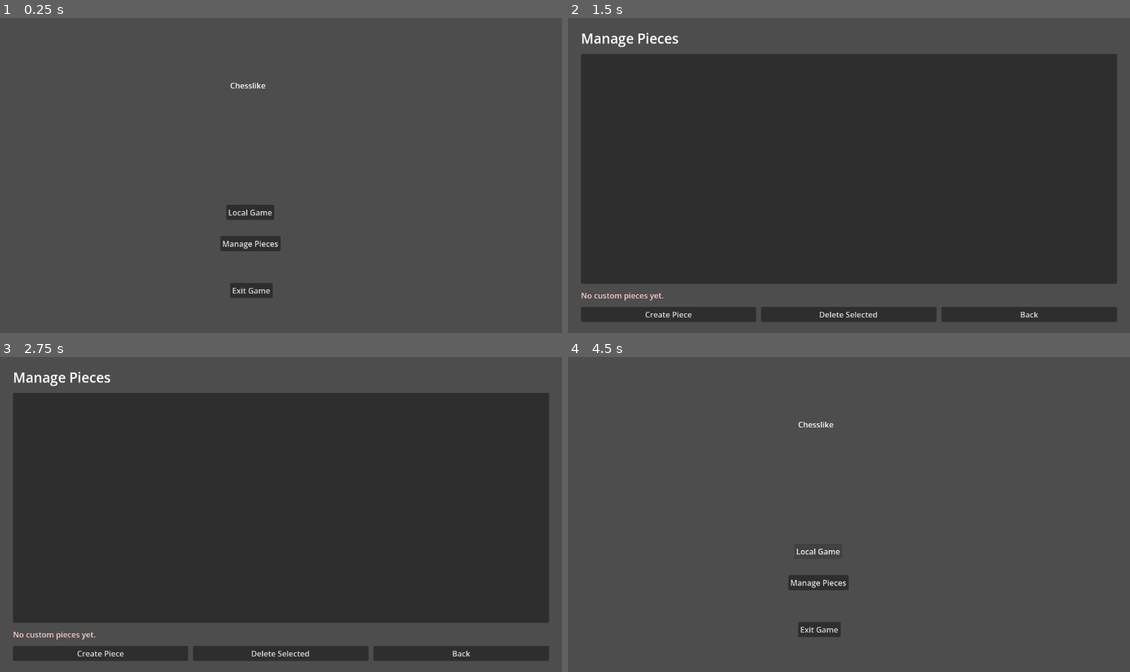
Above: before the commit, frames 1-4 (two rows, left to right).
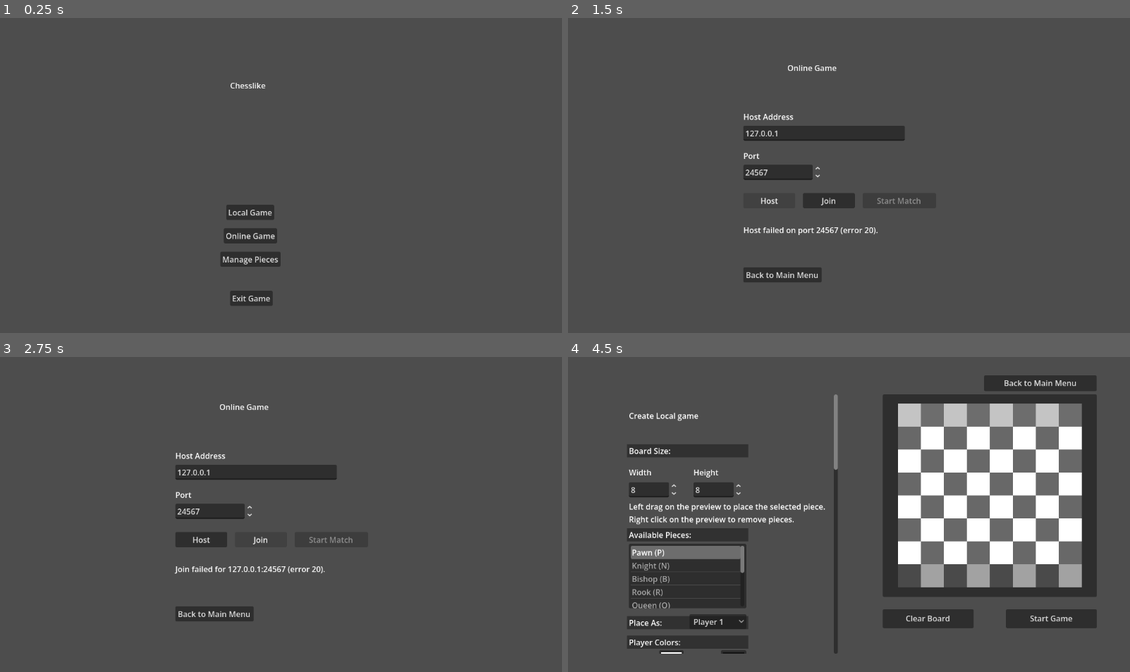
Above: after the commit, the same moments.

Repository: LeoHolman/chesslike
Game: Godot game, scene res://Scenes/MainMenu.tscn
The game is run twice, just before and just after one commit, with the same random seed, the same clock (stepped at 60 frames per second) and the same inputs. This scene is started directly instead of the project's main scene.
Inputs (mouse positions are in pixels of both pictures, inside the frame that each line leads up to):
- Up to frame 1 (0.25 s): no input
- Up to frame 2 (1.5 s): click (820, 235) at 0.5 s, where only the run after the commit has a clickable "Online Game"; click (770, 200) at 1.25 s, where only the run after the commit has a clickable "Host"
- Up to frame 3 (2.75 s): click (258, 539) at 2 s, where only the run after the commit has a clickable "Join"
- Up to frame 4 (4.5 s): click (1028, 653) at 2.75 s, where only the run before the commit has a clickable "Back"; click (781, 615) at 3.5 s, where only the run after the commit has a clickable "Back to Main Menu"; click "Local Game" at 4.25 s

The runs differ from the first frame. In frame 1, 1.4% of the frame differs, in the area x 39-50%, y 66-92%; in frame 2, 70%, in the area x 2-98%, y 4-97%; in frame 3, 70%; in frame 4, 36%.

Commit message:
basic network play

Diff:
--- a/Scenes/MainMenu.tscn
+++ b/Scenes/MainMenu.tscn
@@ -27,23 +27,32 @@
 offset_bottom = 415.0
 text = "Local Game"
 
+[node name="OnlineGameButton" type="Button" parent="."]
+layout_mode = 0
+offset_left = 459.0
+offset_top = 432.0
+offset_right = 567.0
+offset_bottom = 463.0
+text = "Online Game"
+
 [node name="ManagePiecesButton" type="Button" parent="." unique_id=1009312344]
 layout_mode = 0
 offset_left = 452.0
-offset_top = 448.0
+offset_top = 480.0
 offset_right = 574.0
-offset_bottom = 479.0
+offset_bottom = 511.0
 text = "Manage Pieces"
 
 [node name="ExitGameButton" type="Button" parent="." unique_id=1065246606]
 layout_mode = 0
 offset_left = 472.0
-offset_top = 544.0
+offset_top = 560.0
 offset_right = 559.0
-offset_bottom = 575.0
+offset_bottom = 591.0
 text = "Exit Game
 "
 
 [connection signal="pressed" from="LocalGameButton" to="." method="_on_local_game_button_pressed"]
+[connection signal="pressed" from="OnlineGameButton" to="." method="_on_online_game_button_pressed"]
 [connection signal="pressed" from="ManagePiecesButton" to="." method="_on_manage_pieces_button_pressed"]
 [connection signal="pressed" from="ExitGameButton" to="." method="_on_exit_game_button_pressed"]
--- /dev/null
+++ b/Scenes/OnlineGameMenu.tscn
@@ -0,0 +1,97 @@
+[gd_scene format=3]
+
+[ext_resource type="Script" path="res://Scripts/online_game_menu.gd" id="1_online"]
+
+[node name="Control" type="Control"]
+layout_mode = 3
+anchors_preset = 15
+anchor_right = 1.0
+anchor_bottom = 1.0
+grow_horizontal = 2
+grow_vertical = 2
+script = ExtResource("1_online")
+
+[node name="Title" type="Label" parent="."]
+layout_mode = 0
+offset_left = 450.0
+offset_top = 92.0
+offset_right = 646.0
+offset_bottom = 127.0
+text = "Online Game"
+
+[node name="HostAddressLabel" type="Label" parent="."]
+layout_mode = 0
+offset_left = 360.0
+offset_top = 192.0
+offset_right = 470.0
+offset_bottom = 215.0
+text = "Host Address"
+
+[node name="HostAddressInput" type="LineEdit" parent="."]
+layout_mode = 0
+offset_left = 360.0
+offset_top = 222.0
+offset_right = 690.0
+offset_bottom = 253.0
+placeholder_text = "Public IP or domain"
+
+[node name="PortLabel" type="Label" parent="."]
+layout_mode = 0
+offset_left = 360.0
+offset_top = 272.0
+offset_right = 420.0
+offset_bottom = 295.0
+text = "Port"
+
+[node name="PortSpinBox" type="SpinBox" parent="."]
+layout_mode = 0
+offset_left = 360.0
+offset_top = 302.0
+offset_right = 520.0
+offset_bottom = 333.0
+
+[node name="HostButton" type="Button" parent="."]
+layout_mode = 0
+offset_left = 360.0
+offset_top = 360.0
+offset_right = 466.0
+offset_bottom = 391.0
+text = "Host"
+
+[node name="JoinButton" type="Button" parent="."]
+layout_mode = 0
+offset_left = 482.0
+offset_top = 360.0
+offset_right = 588.0
+offset_bottom = 391.0
+text = "Join"
+
+[node name="StartMatchButton" type="Button" parent="."]
+layout_mode = 0
+offset_left = 604.0
+offset_top = 360.0
+offset_right = 754.0
+offset_bottom = 391.0
+text = "Start Match"
+
+[node name="StatusLabel" type="Label" parent="."]
+layout_mode = 0
+offset_left = 360.0
+offset_top = 424.0
+offset_right = 760.0
+offset_bottom = 480.0
+autowrap_mode = 3
+text = ""
+
+[node name="CancelButton" type="Button" parent="."]
+layout_mode = 0
+offset_left = 360.0
+offset_top = 512.0
+offset_right = 520.0
+offset_bottom = 543.0
+text = "Back to Main Menu"
+
+[connection signal="pressed" from="HostButton" to="." method="_on_host_button_pressed"]
+[connection signal="pressed" from="JoinButton" to="." method="_on_join_button_pressed"]
+[connection signal="pressed" from="StartMatchButton" to="." method="_on_start_match_button_pressed"]
+[connection signal="pressed" from="CancelButton" to="." method="_on_cancel_button_pressed"]
--- /dev/null
+++ b/Scripts/autoload/network_manager.gd
@@ -0,0 +1,197 @@
+extends Node
+
+signal network_status_changed(status: String, message: String)
+signal peer_ready_changed(is_ready: bool)
+signal online_match_started()
+signal turn_state_received(state: Dictionary)
+signal online_match_ended(reason: String)
+
+const DEFAULT_PORT = 24567
+
+var is_hosting = false
+var is_online_match_active = false
+var local_player_side = "white"
+var remote_peer_id = 0
+
+func _ready() -> void:
+	multiplayer.peer_connected.connect(_on_peer_connected)
+	multiplayer.peer_disconnected.connect(_on_peer_disconnected)
+	multiplayer.connected_to_server.connect(_on_connected_to_server)
+	multiplayer.connection_failed.connect(_on_connection_failed)
+	multiplayer.server_disconnected.connect(_on_server_disconnected)
+
+func host_game(port: int = DEFAULT_PORT) -> bool:
+	leave_session()
+	var peer = ENetMultiplayerPeer.new()
+	var result = peer.create_server(port, 1)
+	if result != OK:
+		emit_signal("network_status_changed", "error", "Host failed on port %d (error %d)." % [port, result])
+		return false
+	multiplayer.multiplayer_peer = peer
+	is_hosting = true
+	is_online_match_active = false
+	local_player_side = "white"
+	remote_peer_id = 0
+	emit_signal("network_status_changed", "hosting", "Hosting on port %d. Waiting for player 2..." % port)
+	emit_signal("peer_ready_changed", false)
+	return true
+
+func join_game(address: String, port: int = DEFAULT_PORT) -> bool:
+	leave_session()
+	var host_address = address.strip_edges()
+	if host_address == "":
+		emit_signal("network_status_changed", "error", "Host address is required.")
+		return false
+	var peer = ENetMultiplayerPeer.new()
+	var result = peer.create_client(host_address, port)
+	if result != OK:
+		emit_signal("network_status_changed", "error", "Join failed for %s:%d (error %d)." % [host_address, port, result])
+		return false
+	multiplayer.multiplayer_peer = peer
+	is_hosting = false
+	is_online_match_active = false
+	local_player_side = "black"
+	remote_peer_id = 1
+	emit_signal("network_status_changed", "joining", "Connecting to %s:%d..." % [host_address, port])
+	emit_signal("peer_ready_changed", false)
+	return true
+
+func leave_session() -> void:
+	if multiplayer.multiplayer_peer != null:
+		multiplayer.multiplayer_peer.close()
+		multiplayer.multiplayer_peer = null
+	is_hosting = false
+	is_online_match_active = false
+	local_player_side = "white"
+	remote_peer_id = 0
+	emit_signal("peer_ready_changed", false)
+
+func can_start_hosted_match() -> bool:
+	return is_hosting and remote_peer_id != 0 and multiplayer.multiplayer_peer != null
+
+func start_hosted_match() -> bool:
+	if not can_start_hosted_match():
+		emit_signal("network_status_changed", "error", "A second player must be connected before starting.")
+		return false
+	var config = _build_match_config_from_game_manager()
+	_rpc_start_online_match.rpc_id(remote_peer_id, config)
+	_apply_match_config_to_game_manager(config)
+	is_online_match_active = true
+	local_player_side = "white"
+	emit_signal("online_match_started")
+	emit_signal("network_status_changed", "started", "Online match started.")
+	return true
+
+func submit_turn_state(state: Dictionary) -> void:
+	if not is_online_match_active:
+		return
+	if multiplayer.multiplayer_peer == null:
+		return
+	if is_hosting:
+		if remote_peer_id != 0:
+			_rpc_receive_host_turn_state.rpc_id(remote_peer_id, state)
+		return
+	_rpc_submit_turn_state_from_client.rpc_id(1, state)
+
+func is_session_connected() -> bool:
+	return multiplayer.multiplayer_peer != null
+
+func is_online_active() -> bool:
+	return is_online_match_active
+
+func get_local_player_side() -> String:
+	return local_player_side
+
+func _on_peer_connected(peer_id: int) -> void:
+	if not is_hosting:
+		return
+	remote_peer_id = peer_id
+	emit_signal("network_status_changed", "peer_connected", "Player 2 connected.")
+	emit_signal("peer_ready_changed", true)
+
+func _on_peer_disconnected(peer_id: int) -> void:
+	if is_hosting and remote_peer_id == peer_id:
+		remote_peer_id = 0
+	emit_signal("network_status_changed", "peer_disconnected", "The other player disconnected.")
+	if is_online_match_active:
+		is_online_match_active = false
+		emit_signal("online_match_ended", "Opponent disconnected.")
+	emit_signal("peer_ready_changed", false)
+
+func _on_connected_to_server() -> void:
+	emit_signal("network_status_changed", "connected", "Connected. Waiting for host to start the match...")
+	emit_signal("peer_ready_changed", true)
+
+func _on_connection_failed() -> void:
+	emit_signal("network_status_changed", "error", "Connection failed.")
+	leave_session()
+
+func _on_server_disconnected() -> void:
+	emit_signal("network_status_changed", "peer_disconnected", "Disconnected from host.")
+	if is_online_match_active:
+		is_online_match_active = false
+		emit_signal("online_match_ended", "Disconnected from host.")
+	leave_session()
+
+@rpc("authority", "reliable")
+func _rpc_start_online_match(config: Dictionary) -> void:
+	_apply_match_config_to_game_manager(config)
+	is_online_match_active = true
+	local_player_side = "black"
+	emit_signal("online_match_started")
+	emit_signal("network_status_changed", "started", "Online match started.")
+	get_tree().change_scene_to_file("res://Scenes/LocalGame.tscn")
+
+@rpc("any_peer", "reliable")
+func _rpc_submit_turn_state_from_client(state: Dictionary) -> void:
+	if not is_hosting:
+		return
+	if multiplayer.get_remote_sender_id() != remote_peer_id:
+		return
+	emit_signal("turn_state_received", state)
+
+@rpc("any_peer", "reliable")
+func _rpc_receive_host_turn_state(state: Dictionary) -> void:
+	if is_hosting:
+		return
+	emit_signal("turn_state_received", state)
+
+func _build_match_config_from_game_manager() -> Dictionary:
+	var game_manager = $"/root/GameManager"
+	return {
+		"board_height": int(game_manager.BoardHeight),
+		"board_width": int(game_manager.BoardWidth),
+		"starting_pieces": game_manager.StartingPieces.duplicate(true),
+		"starting_drop_pools": game_manager.StartingDropPools.duplicate(true),
+		"special_rules": game_manager.SpecialRules.duplicate(true),
+		"promotion_piece_pool": game_manager.PromotionPiecePool.duplicate(true),
+		"promotion_zones": game_manager.PromotionZones.duplicate(true),
+		"victory_condition": str(game_manager.VictoryCondition),
+		"army_strength_cap": int(game_manager.ArmyStrengthCap),
+		"army_strength_cap_white": int(game_manager.ArmyStrengthCapWhite),
+		"army_strength_cap_black": int(game_manager.ArmyStrengthCapBlack),
+		"player_colors": game_manager.PlayerColors.duplicate(true),
+		"tile_colors": game_manager.TileColors.duplicate(true),
+		"piece_bank": game_manager.PieceBank.duplicate(true),
+		"piece_definitions": game_manager.PieceDefinitions.duplicate(true)
+	}
+
+func _apply_match_config_to_game_manager(config: Dictionary) -> void:
+	var game_manager = $"/root/GameManager"
+	game_manager.BoardHeight = int(config.get("board_height", game_manager.BoardHeight))
+	game_manager.BoardWidth = int(config.get("board_width", game_manager.BoardWidth))
+	game_manager.StartingPieces = config.get("starting_pieces", game_manager.StartingPieces).duplicate(true)
+	game_manager.StartingDropPools = config.get("starting_drop_pools", game_manager.StartingDropPools).duplicate(true)
+	game_manager.SpecialRules = config.get("special_rules", game_manager.SpecialRules).duplicate(true)
+	game_manager.PromotionPiecePool = config.get("promotion_piece_pool", game_manager.PromotionPiecePool).duplicate(true)
+	game_manager.PromotionZones = config.get("promotion_zones", game_manager.PromotionZones).duplicate(true)
+	game_manager.VictoryCondition = str(config.get("victory_condition", game_manager.VictoryCondition))
+	game_manager.ArmyStrengthCap = int(config.get("army_strength_cap", game_manager.ArmyStrengthCap))
+	game_manager.ArmyStrengthCapWhite = int(config.get("army_strength_cap_white", game_manager.ArmyStrengthCapWhite))
+	game_manager.ArmyStrengthCapBlack = int(config.get("army_strength_cap_black", game_manager.ArmyStrengthCapBlack))
+	game_manager.PlayerColors = config.get("player_colors", game_manager.PlayerColors).duplicate(true)
+	game_manager.TileColors = config.get("tile_colors", game_manager.TileColors).duplicate(true)
+	if config.has("piece_bank"):
+		game_manager.PieceBank = config.get("piece_bank", game_manager.PieceBank).duplicate(true)
+	if config.has("piece_definitions"):
+		game_manager.PieceDefinitions = config.get("piece_definitions", game_manager.PieceDefinitions).duplicate(true)
--- a/Scripts/local_game.gd
+++ b/Scripts/local_game.gd
@@ -98,12 +98,37 @@
 var drop_piece_drag_active = false
 var drop_piece_drag_position = Vector2.ZERO
 var drop_pool_hover_owner = ""
+var online_mode = false
+var local_player_side = "white"
 
 func _ready() -> void:
 	get_viewport().size_changed.connect(_on_viewport_resized)
+	_setup_online_match_state()
 	_initialize_board_state()
 	_ensure_promotion_picker()
 	_build_board()
+
+func _exit_tree() -> void:
+	var network_manager = get_node_or_null("/root/NetworkManager")
+	if network_manager == null:
+		return
+	if network_manager.turn_state_received.is_connected(_on_network_turn_state_received):
+		network_manager.turn_state_received.disconnect(_on_network_turn_state_received)
+	if network_manager.online_match_ended.is_connected(_on_online_match_ended):
+		network_manager.online_match_ended.disconnect(_on_online_match_ended)
+
+func _setup_online_match_state() -> void:
+	var network_manager = get_node_or_null("/root/NetworkManager")
+	online_mode = false
+	local_player_side = "white"
+	if network_manager == null:
+		return
+	online_mode = bool(network_manager.is_online_active())
+	local_player_side = str(network_manager.get_local_player_side())
+	if not network_manager.turn_state_received.is_connected(_on_network_turn_state_received):
+		network_manager.turn_state_received.connect(_on_network_turn_state_received)
+	if not network_manager.online_match_ended.is_connected(_on_online_match_ended):
+		network_manager.online_match_ended.connect(_on_online_match_ended)
 
 func _unhandled_input(event: InputEvent) -> void:
 	if promotion_pending:
@@ -321,6 +346,8 @@
 	en_passant_enabled = bool(special_rules.get("en_passant", true))
 	promotion_enabled = bool(special_rules.get("promotion", true))
 	allow_undo_enabled = bool(special_rules.get("allow_undo", false))
+	if online_mode:
+		allow_undo_enabled = false
 	piece_dropping_enabled = bool(special_rules.get("piece_dropping", false))
 	capture_to_drop_pool_enabled = bool(special_rules.get("capture_to_drop_pool", false)) and piece_dropping_enabled
 	limit_army_strength_enabled = bool(special_rules.get("limit_army_strength", false))
@@ -526,13 +553,20 @@
 	add_child(button)
 
 func _on_back_to_main_menu_pressed() -> void:
+	if online_mode:
+		var network_manager = get_node_or_null("/root/NetworkManager")
+		if network_manager != null:
+			network_manager.leave_session()
 	get_tree().change_scene_to_file("res://Scenes/MainMenu.tscn")
 
 func _on_undo_button_pressed() -> void:
+	if online_mode and not _is_local_turn():
+		return
 	if undo_snapshots.is_empty():
 		return
 	var snapshot = undo_snapshots.pop_back()
 	_restore_from_undo_snapshot(snapshot)
+	_publish_turn_state_to_peer()
 
 func _capture_undo_snapshot() -> Dictionary:
 	return {
@@ -567,6 +601,101 @@
 	drop_pool_hover_owner = ""
 	_build_board()
 
+func _is_local_turn() -> bool:
+	if not online_mode:
+		return true
+	return current_turn == local_player_side
+
+func _publish_turn_state_to_peer() -> void:
+	if not online_mode:
+		return
+	var network_manager = get_node_or_null("/root/NetworkManager")
+	if network_manager == null:
+		return
+	network_manager.submit_turn_state(_export_network_state())
+
+func _on_network_turn_state_received(state: Dictionary) -> void:
+	if not online_mode:
+		return
+	_import_network_state(state)
+	_build_board()
+
+func _on_online_match_ended(reason: String) -> void:
+	if not online_mode:
+		return
+	game_over = true
+	status_message = reason
+	promotion_pending = false
+	pending_promotion_move.clear()
+	_hide_promotion_picker()
+	_build_board()
+
+func _export_network_state() -> Dictionary:
+	var serialized_pieces: Array = []
+	for square in pieces.keys():
+		var piece_data: Dictionary = pieces[square]
+		serialized_pieces.append({
+			"x": square.x,
+			"y": square.y,
+			"piece_id": str(piece_data.get("piece_id", "")),
+			"color": str(piece_data.get("color", "white")),
+			"has_moved": bool(piece_data.get("has_moved", false))
+		})
+
+	return {
+		"pieces": serialized_pieces,
+		"captured_pieces": captured_pieces.duplicate(true),
+		"drop_pools": _duplicate_drop_pools(drop_pools),
+		"move_history": move_history.duplicate(true),
+		"current_turn": current_turn,
+		"status_message": status_message,
+		"game_over": game_over,
+		"en_passant_target": {
+			"x": en_passant_target_square.x,
+			"y": en_passant_target_square.y
+		}
+	}
+
+func _import_network_state(state: Dictionary) -> void:
+	pieces.clear()
+	var serialized_pieces = state.get("pieces", [])
+	if serialized_pieces is Array:
+		for entry in serialized_pieces:
+			if not (entry is Dictionary):
+				continue
+			var square = Vector2i(int(entry.get("x", -1)), int(entry.get("y", -1)))
+			if square.x < 0 or square.y < 0 or square.x >= board_width or square.y >= board_height:
+				continue
+			pieces[square] = {
+				"piece_id": str(entry.get("piece_id", "")),
+				"color": str(entry.get("color", "white")),
+				"has_moved": bool(entry.get("has_moved", false))
+			}
+
+	captured_pieces = state.get("captured_pieces", {"white": [], "black": []}).duplicate(true)
+	drop_pools = _duplicate_drop_pools(state.get("drop_pools", {}))
+	move_history = (state.get("move_history", []) as Array).duplicate(true)
+	current_turn = str(state.get("current_turn", "white"))
+	status_message = str(state.get("status_message", ""))
+	game_over = bool(state.get("game_over", false))
+	var en_passant_target = state.get("en_passant_target", {})
+	if en_passant_target is Dictionary:
+		en_passant_target_square = Vector2i(int(en_passant_target.get("x", -1)), int(en_passant_target.get("y", -1)))
+	else:
+		en_passant_target_square = INVALID_SQUARE
+
+	promotion_pending = false
+	pending_promotion_move.clear()
+	_hide_promotion_picker()
+	selected_square = INVALID_SQUARE
+	legal_moves.clear()
+	legal_drop_squares.clear()
+	selected_drop_piece_id = ""
+	selected_drop_piece_owner = ""
+	drop_piece_drag_active = false
+	drop_pool_hover_owner = ""
+	undo_snapshots.clear()
+
 func _draw_status_feedback_banner() -> void:
 	if status_message == "" or game_over:
 		return
@@ -1251,6 +1380,8 @@
 func _handle_board_click(mouse_position: Vector2) -> void:
 	if game_over:
 		return
+	if online_mode and not _is_local_turn():
+		return
 
 	var square = _screen_to_square(mouse_position)
 	if square == INVALID_SQUARE:
@@ -1280,6 +1411,8 @@
 func _try_begin_drop_pool_drag(mouse_position: Vector2) -> bool:
 	if not piece_dropping_enabled:
 		return false
+	if online_mode and not _is_local_turn():
+		return true
 	var owner = _drop_pool_side_at_position(mouse_position)
 	if owner == "":
 		return false
@@ -1429,6 +1562,7 @@
 	legal_drop_squares.clear()
 	_update_game_state(true)
 	_build_board()
+	_publish_turn_state_to_peer()
 
 func _try_move_piece(from_square: Vector2i, to_square: Vector2i) -> bool:
 	if promotion_pending:
--- a/Scripts/main_menu.gd
+++ b/Scripts/main_menu.gd
@@ -10,5 +10,8 @@
 func _on_local_game_button_pressed() -> void:
 	get_tree().change_scene_to_file("res://Scenes/LocalGameMenu.tscn")
 
+func _on_online_game_button_pressed() -> void:
+	get_tree().change_scene_to_file("res://Scenes/OnlineGameMenu.tscn")
+
 func _on_manage_pieces_button_pressed() -> void:
 	get_tree().change_scene_to_file("res://Scenes/ManagePieces.tscn")
--- /dev/null
+++ b/Scripts/online_game_menu.gd
@@ -0,0 +1,77 @@
+extends Control
+
+@onready var status_label: Label = $StatusLabel
+@onready var host_address_input: LineEdit = $HostAddressInput
+@onready var port_spin_box: SpinBox = $PortSpinBox
+@onready var start_match_button: Button = $StartMatchButton
+
+func _ready() -> void:
+	var network_manager = $"/root/NetworkManager"
+	if network_manager == null:
+		status_label.text = "Network manager missing. Check project autoload configuration."
+		start_match_button.disabled = true
+		return
+	network_manager.network_status_changed.connect(_on_network_status_changed)
+	network_manager.peer_ready_changed.connect(_on_peer_ready_changed)
+	network_manager.online_match_ended.connect(_on_online_match_ended)
+	host_address_input.text = "127.0.0.1"
+	port_spin_box.min_value = 1024
+	port_spin_box.max_value = 65535
+	port_spin_box.step = 1
+	port_spin_box.rounded = true
+	port_spin_box.value = float(network_manager.DEFAULT_PORT)
+	start_match_button.disabled = true
+	status_label.text = "Host a game, or join with your friend's public IP and port."
+
+func _exit_tree() -> void:
+	var network_manager = $"/root/NetworkManager"
+	if network_manager == null:
+		return
+	if network_manager.network_status_changed.is_connected(_on_network_status_changed):
+		network_manager.network_status_changed.disconnect(_on_network_status_changed)
+	if network_manager.peer_ready_changed.is_connected(_on_peer_ready_changed):
+		network_manager.peer_ready_changed.disconnect(_on_peer_ready_changed)
+	if network_manager.online_match_ended.is_connected(_on_online_match_ended):
+		network_manager.online_match_ended.disconnect(_on_online_match_ended)
+
+func _on_host_button_pressed() -> void:
+	var port = int(round(port_spin_box.value))
+	var network_manager = $"/root/NetworkManager"
+	if network_manager != null:
+		network_manager.host_game(port)
+
+func _on_join_button_pressed() -> void:
+	var host_address = host_address_input.text.strip_edges()
+	var port = int(round(port_spin_box.value))
+	var network_manager = $"/root/NetworkManager"
+	if network_manager != null:
+		network_manager.join_game(host_address, port)
+
+func _on_start_match_button_pressed() -> void:
+	var network_manager = $"/root/NetworkManager"
+	if network_manager == null:
+		return
+	if not network_manager.start_hosted_match():
+		return
+	get_tree().change_scene_to_file("res://Scenes/LocalGame.tscn")
+
+func _on_cancel_button_pressed() -> void:
+	var network_manager = $"/root/NetworkManager"
+	if network_manager != null:
+		network_manager.leave_session()
+	get_tree().change_scene_to_file("res://Scenes/MainMenu.tscn")
+
+func _on_network_status_changed(_status: String, message: String) -> void:
+	status_label.text = message
+
+func _on_peer_ready_changed(is_ready: bool) -> void:
+	var network_manager = $"/root/NetworkManager"
+	if network_manager == null:
+		start_match_button.disabled = true
+		return
+	start_match_button.disabled = not network_manager.can_start_hosted_match()
+	if is_ready and not network_manager.is_hosting:
+		start_match_button.disabled = true
+
+func _on_online_match_ended(reason: String) -> void:
+	status_label.text = reason
--- a/project.godot
+++ b/project.godot
@@ -18,6 +18,7 @@
 [autoload]
 
 GameManager="*uid://cg0ad1bteotwu"
+NetworkManager="*res://Scripts/autoload/network_manager.gd"
 
 [physics]
 
@@ -28,3 +29,4 @@
 rendering_device/driver.windows="d3d12"
 renderer/rendering_method="gl_compatibility"
 renderer/rendering_method.mobile="gl_compatibility"
+textures/vram_compression/import_etc2_astc=true
Not shown, added: Scripts/autoload/network_manager.gd.uid
Not shown, added: Scripts/online_game_menu.gd.uid
Not shown, added: export_presets.cfg
Not shown, added: builds/windows_chesslike.console.exe
Not shown, added: builds/windows_chesslike.exe
Not shown, added: builds/windows_chesslike.pck
Not shown, changed: ideas.md
